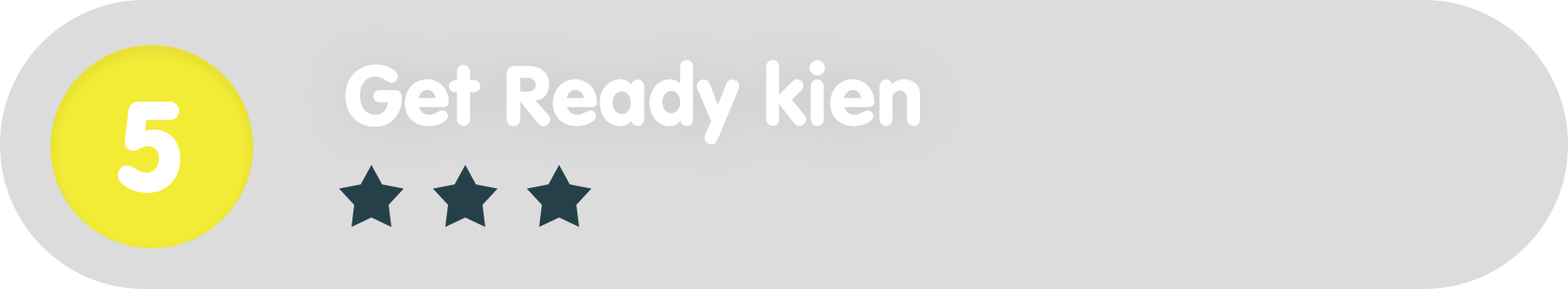
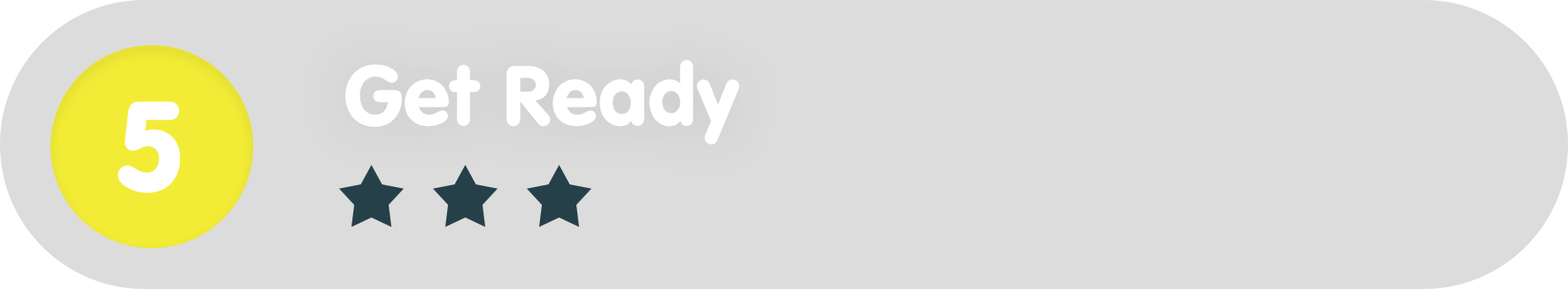
Layered file, before and after one edit (1568x289). Changes by layer:
renamed "Get Ready kien" to "Get Ready", painted on it over 739, 59, 920, 145
